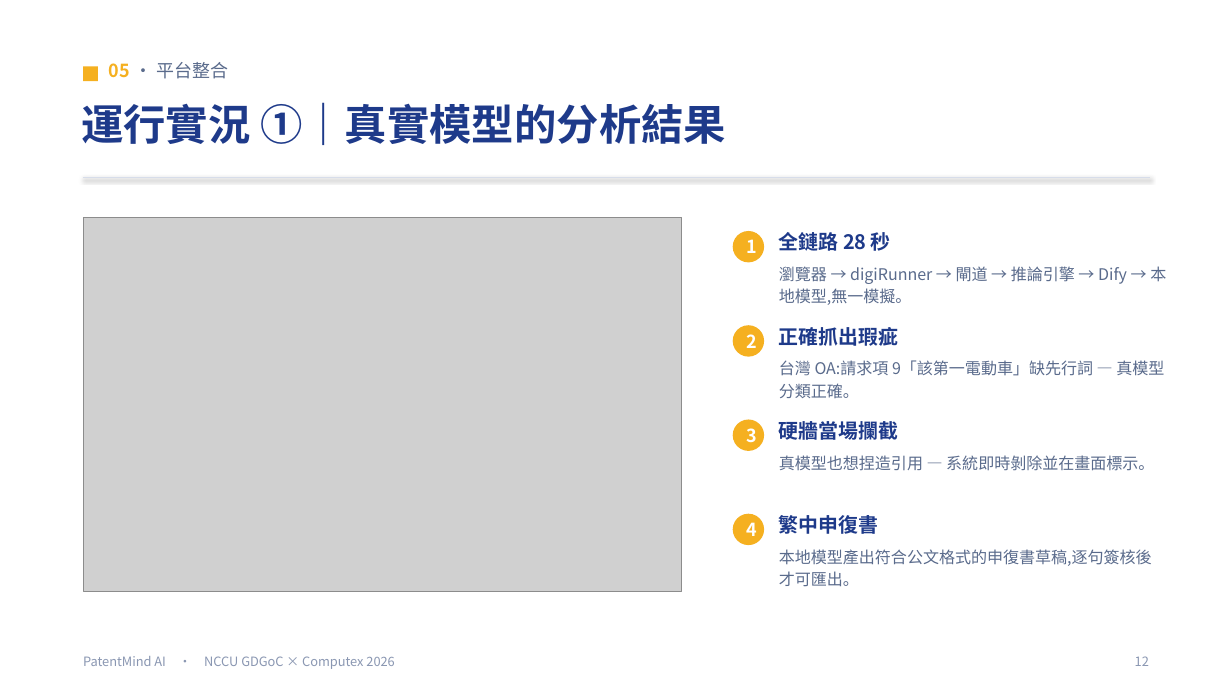
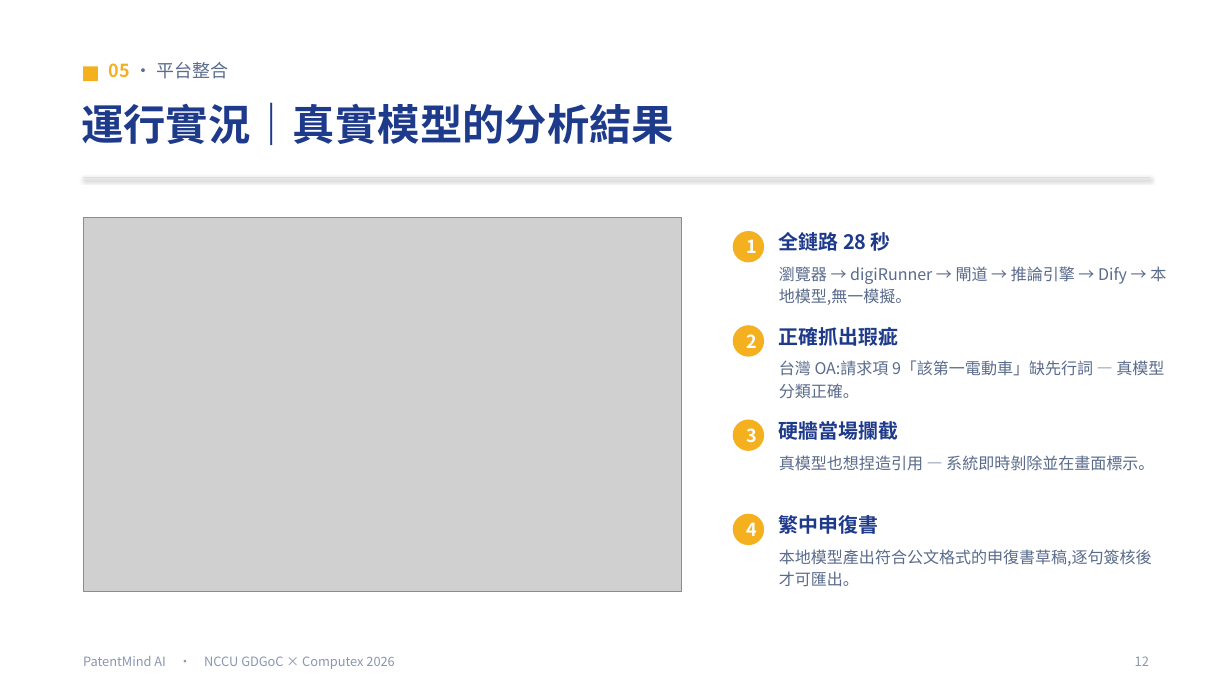
Before and after one commit to Adrian-Kao/shin-lee, a slide deck: slide 13 of presentation/PatentMind_簡報.pptx. Drawn at 1232x693 pixels with LibreOffice and Linux fonts; fonts in the diff are those of the drawing; grey boxes stand for pictures. Boxes give left, top, right and bottom in pixels: in the first picture for what was removed or moved away, otherwise in the second. Text is boxed around its words. In the diff, an @@ line names an element or a change of style, - is before the commit and + after.

```diff
--- a/presentation/PatentMind_簡報.pptx
+++ b/presentation/PatentMind_簡報.pptx
@@ text at bbox=[81, 102, 674, 145]: text changed @@
-運行實況 ①｜真實模型的分析結果
+運行實況｜真實模型的分析結果
```
Also in this commit, not shown: 3 other slides changed, 5 other files.
